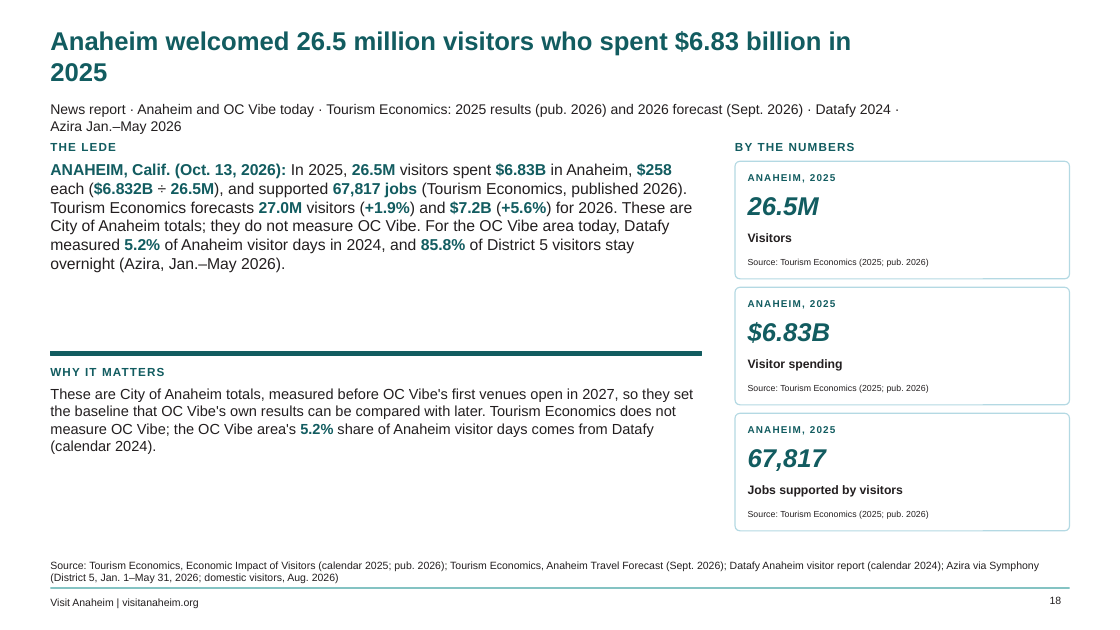
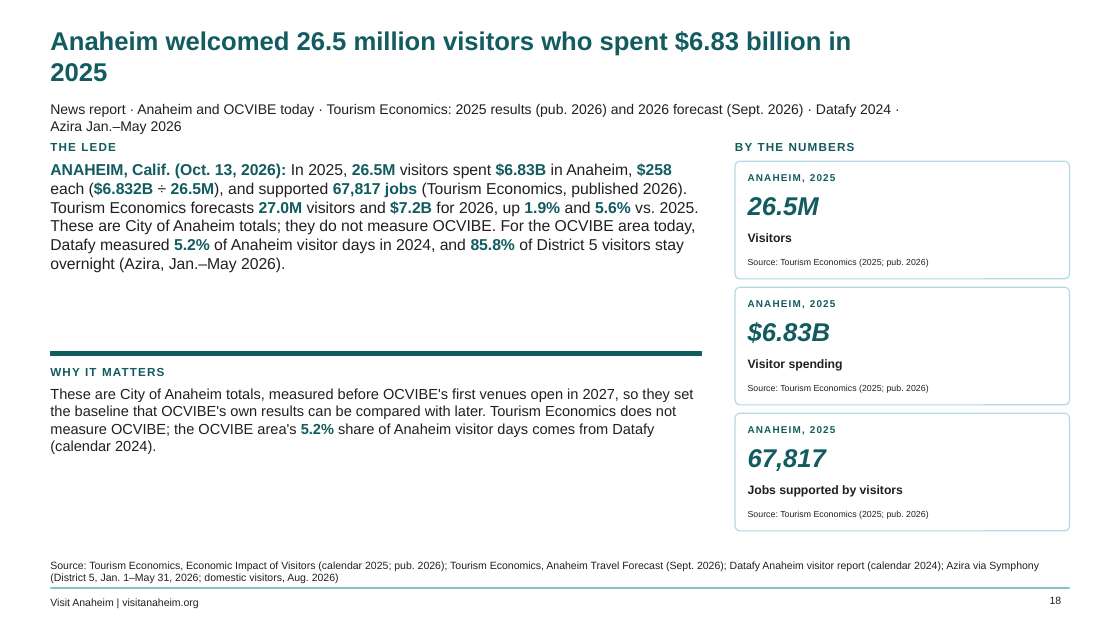
Before and after one commit to bi-visitanaheim/oc-vibe-insights, a slide deck: slide 18 of pipeline/OC_Vibe_Insights.pptx. Drawn at 1120x630 pixels with LibreOffice and Linux fonts; fonts in the diff are those of the drawing; background and template pictures are left out. Boxes give left, top, right and bottom in pixels: in the first picture for what was removed or moved away, otherwise in the second. Text is boxed around its words. In the diff, an @@ line names an element or a change of style, - is before the commit and + after.

```diff
--- a/pipeline/OC_Vibe_Insights.pptx
+++ b/pipeline/OC_Vibe_Insights.pptx
@@ text at bbox=[50, 104, 891, 134]: text changed @@
-News report · Anaheim and OC Vibe today · Tourism Economics: 2025 results (pub. 2026) and 2026 forecast (Sept. 2026) · Datafy 2024 · Azira Jan.–May 2026
+News report · Anaheim and OCVIBE today · Tourism Economics: 2025 results (pub. 2026) and 2026 forecast (Sept. 2026) · Datafy 2024 · Azira Jan.–May 2026
@@ text at bbox=[50, 163, 699, 273]: text changed @@
-ANAHEIM, Calif. (Oct. 13, 2026): In 2025, 26.5M visitors spent $6.83B in Anaheim, $258 each ($6.832B ÷ 26.5M), and supported 67,817 jobs (Tourism Economics, published 2026). Tourism Economics forecasts 27.0M visitors (+1.9%) and $7.2B (+5.6%) for 2026. These are City of Anaheim totals; they do not measure OC Vibe. For the OC Vibe area today, Datafy measured 5.2% of Anaheim visitor days in 2024, and 85.8% of District 5 visitors stay overnight (Azira, Jan.–May 2026).
+ANAHEIM, Calif. (Oct. 13, 2026): In 2025, 26.5M visitors spent $6.83B in Anaheim, $258 each ($6.832B ÷ 26.5M), and supported 67,817 jobs (Tourism Economics, published 2026). Tourism Economics forecasts 27.0M visitors and $7.2B for 2026, up 1.9% and 5.6% vs. 2025. These are City of Anaheim totals; they do not measure OCVIBE. For the OCVIBE area today, Datafy measured 5.2% of Anaheim visitor days in 2024, and 85.8% of District 5 visitors stay overnight (Azira, Jan.–May 2026).
@@ text at bbox=[50, 388, 693, 454]: text changed @@
-These are City of Anaheim totals, measured before OC Vibe's first venues open in 2027, so they set the baseline that OC Vibe's own results can be compared with later. Tourism Economics does not measure OC Vibe; the OC Vibe area's 5.2% share of Anaheim visitor days comes from Datafy (calendar 2024).
+These are City of Anaheim totals, measured before OCVIBE's first venues open in 2027, so they set the baseline that OCVIBE's own results can be compared with later. Tourism Economics does not measure OCVIBE; the OCVIBE area's 5.2% share of Anaheim visitor days comes from Datafy (calendar 2024).
```
Also in this commit, not shown: 92 other slides changed, 46 other files.
